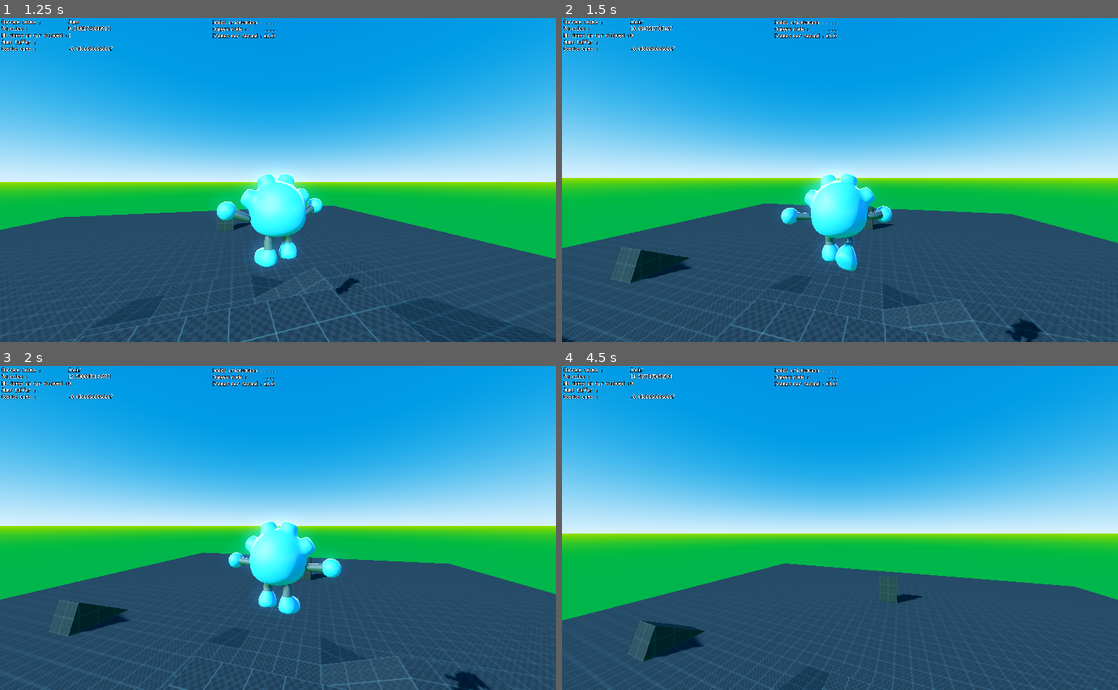
Above: before the commit, frames 1-4 (two rows, left to right).
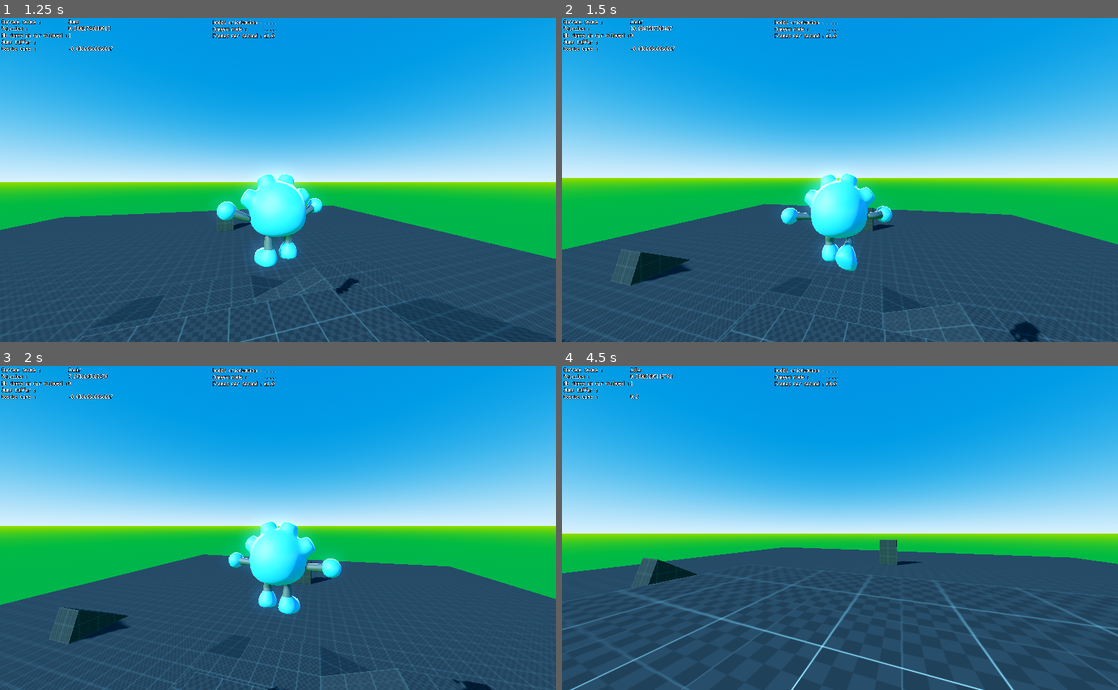
Above: after the commit, the same moments.

Repository: initsense/golem
Game: Godot game, scene res://scenes/test_level.tscn
Two runs of this game, one before a commit and one after it. Both use one fixed random seed, a clock stepped at 60 frames per second and the inputs below.
Inputs (mouse positions are in pixels of both pictures, inside the frame that each line leads up to):
- Up to frame 1 (1.25 s): move the mouse to (305, 180) at 0.52 s; hold Up (pan_up) from 0.53 s (still down); hold Space (jump) from 0.53 s (still down); tap Shift (run) at 0.6 s
- Up to frame 2 (1.5 s): keep holding Up (pan_up); move the mouse to (812, 180) at 1.27 s; release Space (jump) at 1.28 s; tap Space (jump) at 1.35 s
- Up to frame 3 (2 s): keep holding Up (pan_up); tap Space (jump) at 1.52, 1.82 s; tap Shift (run) at 1.55 s
- Up to frame 4 (4.5 s): keep holding Up (pan_up); move the mouse to (851, 521) at 2.02 s; hold X (crouch) 2.03-2.78 s; tap Space (jump) at 2.3, 3.02, 3.32 s; move the mouse to (834, 534) at 2.77 s; tap V (first_person) at 2.85 s; tap Shift (run) at 3.05 s; move the mouse to (878, 531) at 3.52 s; hold Space (jump) 3.53-4.28 s; tap I (fov_decrease) at 3.6 s; move the mouse to (795, 524) at 4.27 s; tap K (fov_increase) at 4.35 s

Frame 1 is identical in both runs. In frame 2, 2.0% of the frame differs, in the area x 0-100%, y 57-100%; in frame 3, 2.9%; in frame 4, 12%, in the area x 0-100%, y 0-100%.

Commit message:
improved jump gravity

Diff:
--- a/player/player.tscn
+++ b/player/player.tscn
@@ -93,21 +93,7 @@
 axis_lock_angular_y = true
 axis_lock_angular_z = true
 script = ExtResource("1_ms4x1")
-walk_speed = null
-walk_accel = null
-walk_deccel = null
-run_speed = null
-run_accel = null
-run_deccel = null
-continious_run = null
-jump_height = null
-jump_time_to_peak = null
-jump_time_to_descent = null
-jump_cut_multiplier = null
-jump_cooldown = null
-nb_jumps_in_air_allowed = null
 coyote_jump_cooldown = 0.2
-auto_jump = null
 in_air_move_speed = Array[Curve]([SubResource("Curve_l1d2p"), SubResource("Curve_pdxi8")])
 in_air_accel = Array[Curve]([SubResource("Curve_8rpwc"), SubResource("Curve_x3fw6")])
 hit_wall_cut_velocity = true
--- a/player/state_machine/player_character_script.gd
+++ b/player/state_machine/player_character_script.gd
@@ -150,8 +150,12 @@
 func gravity_apply(delta : float):
 	#if play char goes up, apply jump gravity
 	#otherwise, apply fall gravity
-	if velocity.y >= 0.0: velocity.y -= jump_gravity * delta
-	elif velocity.y < 0.0: velocity.y -= fall_gravity * delta
+	if velocity.y >= 0.0:
+		velocity.y -= jump_gravity * delta
+	elif velocity.y < 0.0 and velocity.y > -1.0:
+		velocity.y -= (fall_gravity / 6) * delta
+	else:
+		velocity.y -= fall_gravity * delta
 
 
 func squash_and_strech(value : float, timing : float):
